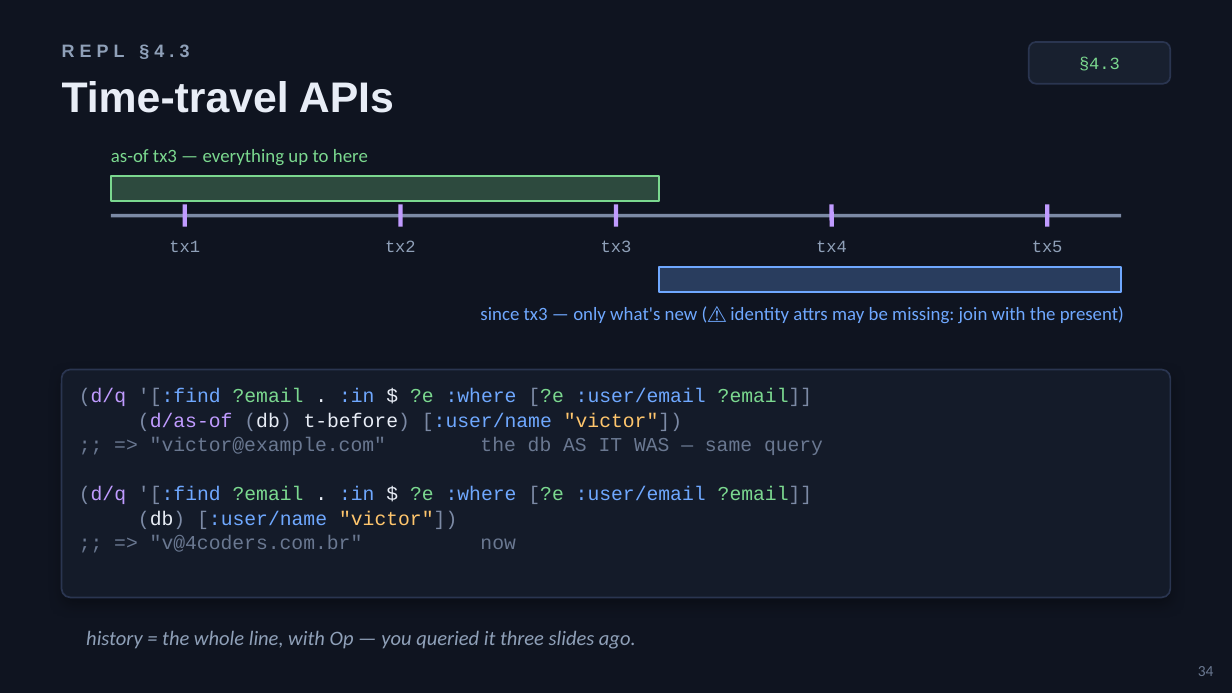
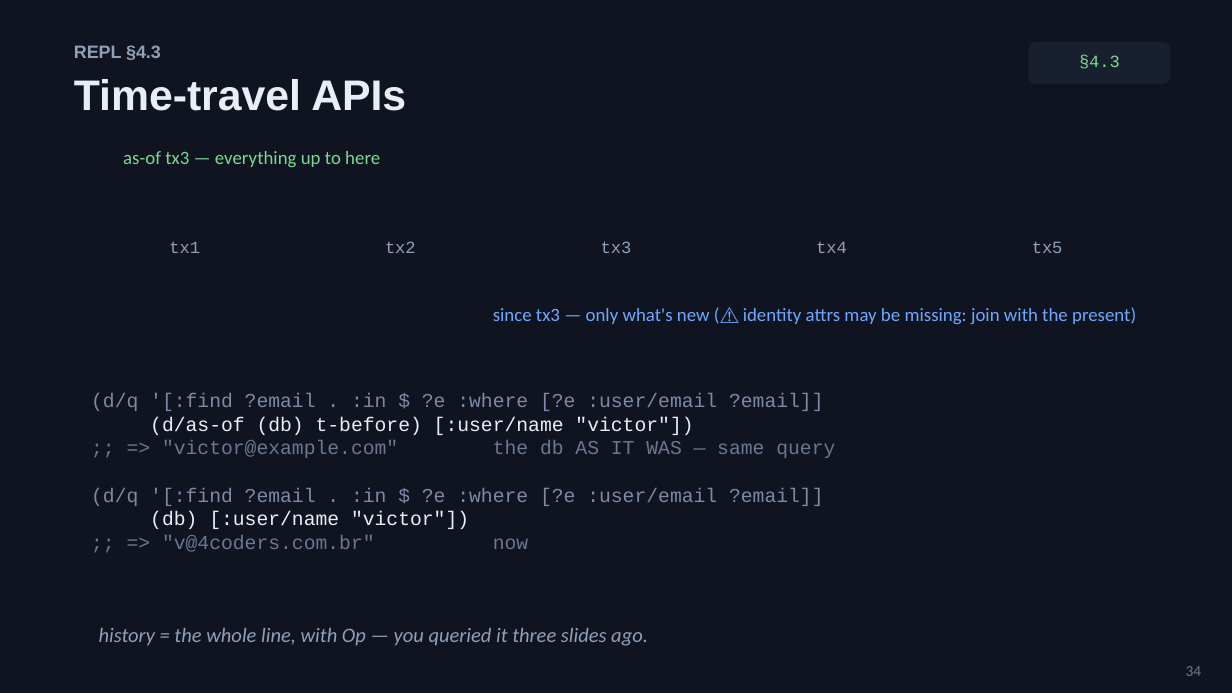
Before and after one commit to 4coders-com-br/datomic-model, a slide deck: slide 34 of domain-modeling-with-datoms.pptx. Drawn at 1232x693 pixels with LibreOffice and Linux fonts; fonts in the diff are those of the drawing. Boxes give left, top, right and bottom in pixels: in the first picture for what was removed or moved away, otherwise in the second. Text is boxed around its words. In the diff, an @@ line names an element or a change of style, - is before the commit and + after.

```diff
--- a/domain-modeling-with-datoms.pptx
+++ b/domain-modeling-with-datoms.pptx
@@ text "REPL §4.3" at [74, 45, 161, 60]: letter spacing 3 to 0 pt; vertical alignment middle to top @@
@@ rounded rectangle "§4.3" at [1029, 42, 1170, 84]: vertical alignment middle to top; outline #2A3550 1 pt to none; proportions changed @@
@@ rectangle removed at [111, 176, 659, 201] @@
@@ line removed from (185, 205) to (185, 227) @@
@@ line removed from (400, 205) to (400, 227) @@
@@ line removed from (616, 205) to (616, 227) @@
@@ line removed from (832, 205) to (832, 227) @@
@@ line removed from (1047, 205) to (1047, 227) @@
@@ line removed from (111, 216) to (1121, 216) @@
@@ rectangle removed at [659, 267, 1121, 292] @@
@@ rounded rectangle removed at [62, 370, 1170, 598] @@
@@ text "(d/q '[:find ?email . :in ..." at [91, 393, 835, 552]: text colour #C09BFF to #7C8AA5 in "(d/q", "(d/q"; text colour #6FA8FF to #7C8AA5 in "'[:find :in :where :user/email", "'[:find :in :where :user/email"; text colour #7BD88F to #7C8AA5 in "?email ?e [?e ?email]]", "?email ?e [?e ?email]]"; text colour #E8EDF6 to #7C8AA5 in ". $", ". $"; text colour #7C8AA5 to #E8EDF6 in "(d/as-of (db) t-before) [:user/name "victor"])", "(db) [:user/name "victor"])"; text colour #C09BFF to #E8EDF6 in "(d/as-of"; text colour #6FA8FF to #E8EDF6 in "[:user/name", "[:user/name"; text colour #FFC66D to #E8EDF6 in ""victor"])", ""victor"])"; line spacing 1.04 to 1 @@
@@ vertical alignment middle to top in 5 elements at [1186, 666, 1202, 676], [74, 79, 406, 111], [123, 151, 380, 167], [493, 307, 1136, 325], [99, 628, 648, 646] @@
```
Also in this commit, not shown: 54 other slides changed, 9 other files.
